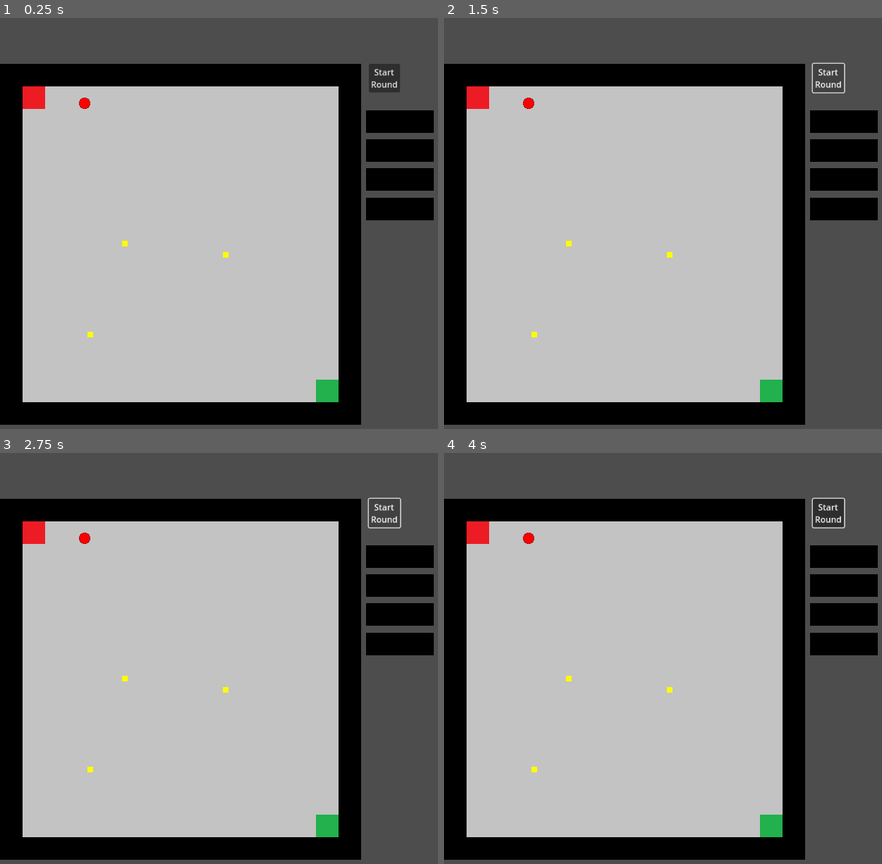
Above: before the commit, frames 1-4 (two rows, left to right).
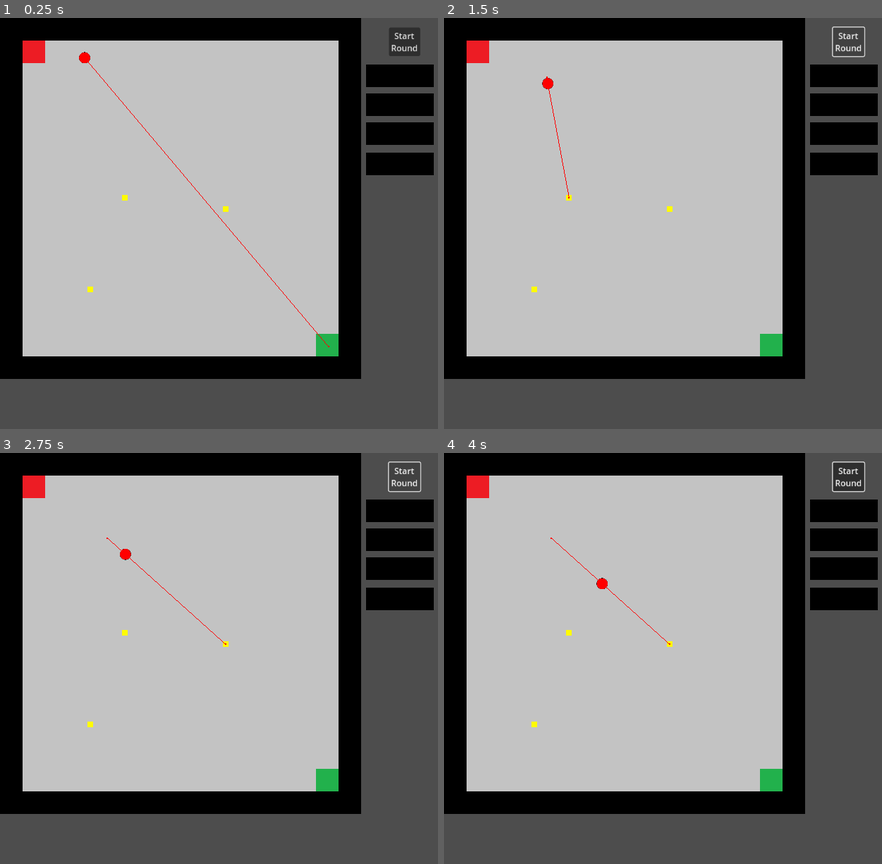
Above: after the commit, the same moments.

Repository: bustercrow-3818/one-room
Game: Godot game, scene res://system/main.tscn
The game is run twice, just before and just after one commit, with the same random seed, the same clock (stepped at 60 frames per second) and the same inputs. The project has no main scene, so this scene is started directly.
Inputs (mouse positions are in pixels of both pictures, inside the frame that each line leads up to):
- Up to frame 1 (0.25 s): no input
- Up to frame 2 (1.5 s): click "Start Round" at 0.5 s; click "Start Round" at 1.25 s
- Up to frame 3 (2.75 s): click "Start Round" at 2 s
- Up to frame 4 (4 s): move the mouse to (842, 555) at 2.77 s; click (842, 555) at 2.85 s; move the mouse to (842, 646) at 3.52 s; click (842, 646) at 3.6 s

The runs differ from the first frame. In frame 1, 32% of the frame differs, in the area x 0-100%, y 0-99%; in frame 2, 31%; in frame 3, 31%; in frame 4, 32%.

Commit message:
continues trying path validation, moved on to other mechanics

Diff:
--- a/entities/mob_base_class.gd
+++ b/entities/mob_base_class.gd
@@ -6,6 +6,7 @@
 
 @export_category("Navigation")
 @export var nav_agent: NavigationAgent2D
+@export var path_check: NavigationAgent2D
 @export var home_position: Vector2
 
 @export_category("Stats")
@@ -18,6 +19,7 @@
 @export_category("Testing")
 @export var test_mob_ref: Mob
 
+var goals: Array[Vector2]
 var next_goal: Vector2
 var round_started: bool = false
 
@@ -34,11 +36,15 @@
 	set_movement_target(next_goal)
 
 #region Setters
+func set_goals(goals_list: Array[Vector2]) -> void:
+	goals = goals_list.duplicate()
+
 func set_movement_target(movement_target: Vector2) -> void:
 	nav_agent.target_position = movement_target
 
 func set_destination(destination: Vector2) -> void:
 	next_goal = destination
+	path_init()
 
 func set_new_velocity() -> void:
 	var current_position: Vector2 = global_position
@@ -49,21 +55,46 @@
 #endregion
 
 #region Getters
-func get_path_vailidity() -> bool:
+
+func is_path_valid() -> bool:
+	var map_rid: RID
+	var path_array: Array[Vector2]
+
+	for i in goals:
+		path_check.target = i
+		await get_tree().physics_frame
+
+		map_rid = path_check.get_navigation_map()
+		path_array = NavigationServer2D.map_get_path(map_rid, global_position, i, true)
+
+		if path_array.size() == 0:
+			print("failed to get a path to check")
+			return false
+		elif path_array[-1] != i:
+			print("can't find a way to the end")
+			return false
+		else:
+			print("valid path found")
+			return true
+	return true
+
+func get_path_validity() -> bool:
 	var test: bool
+	var map_rid = nav_agent.get_navigation_map()
+	var path_array = NavigationServer2D.map_get_path(map_rid, global_position, next_goal, true)
 
-	if nav_agent.get_next_path_position() == global_position:
+	if path_array.size() == 0:
+		print("something went wrong when testing path")
+	elif path_array[-1] != next_goal:
 		test = false
+		print("can't find a way to the end")
 	else:
 		test = true
+		print("valid path found")
 
-	print("path valid: %s" % test)
-	print("path points are %s" % nav_agent.get_path_to(%escape))
-	print("agent position is %s" % global_position)
 	return test
 
 #endregion
-
 
 func _physics_process(_delta: float) -> void:
 	if nav_agent.is_navigation_finished():
--- a/objects/room.tscn
+++ b/objects/room.tscn
@@ -1,8 +1,7 @@
-[gd_scene load_steps=12 format=4 uid="uid://c5rqi38s0x6p"]
+[gd_scene load_steps=11 format=4 uid="uid://c5rqi38s0x6p"]
 
 [ext_resource type="Texture2D" uid="uid://bsxxufvhx762h" path="res://assets/tiles.png" id="1_2vtrl"]
 [ext_resource type="Script" uid="uid://dj65yyxhqjya2" path="res://objects/room.gd" id="1_4d8i4"]
-[ext_resource type="PackedScene" uid="uid://c5nnh7twpycrw" path="res://system/player_interface.tscn" id="2_4d8i4"]
 
 [sub_resource type="NavigationPolygon" id="NavigationPolygon_lvljb"]
 vertices = PackedVector2Array(944, 944, 80, 944, 80, 80, 944, 80)
@@ -63,9 +62,6 @@
 navigation_polygon = SubResource("NavigationPolygon_lvljb")
 script = ExtResource("1_4d8i4")
 
-[node name="player_interface" parent="." instance=ExtResource("2_4d8i4")]
-position = Vector2(640, 510)
-
 [node name="TileMapLayer" type="TileMapLayer" parent="." groups=["obstacle"]]
 tile_map_data = PackedByteArray("AAAAAAAAAQAAAAAAAAAAAAEAAQAAAAAAAAAAAAIAAQAAAAAAAAAAAAMAAQAAAAAAAAAAAAQAAQAAAAAAAAAAAA …(4016 unchanged characters)…
 tile_set = SubResource("TileSet_4d8i4")
--- /dev/null
+++ b/system/escape.gd
@@ -0,0 +1,18 @@
+extends Node2D
+
+
+
+@onready var detection: Area2D = $Area2D
+
+func initialize() -> void:
+	connect_signals()
+
+func connect_signals() -> void:
+	detection.body_entered.connect(escape_reached)
+	pass
+
+func escape_reached(body: Node2D) -> void:
+	if body is Mob:
+		SignalBus.escape_reached.emit()
+	else:
+		pass
--- a/system/handlers/goal_handler.gd
+++ b/system/handlers/goal_handler.gd
@@ -1,17 +1,21 @@
 extends Node2D
 
+@export var player: Player
+
 var ready_for_round: bool = true
+var active_goals: Array[Node2D]
 
 func initialize() -> void:
 	connect_signals()
 	for i in get_children():
 		if i.has_method("initialize"):
 			i.initialize()
+			active_goals.append(i)
 		else:
 			pass
 
 func connect_signals() -> void:
-
+	SignalBus.escape_reached.connect(end_round_cleanup)
 	pass
 
 func get_goals() -> Array[Vector2]:
@@ -24,3 +28,10 @@
 
 func is_ready_for_round() -> bool:
 	return ready_for_round
+
+func end_round_cleanup() -> void:
+	for i in active_goals:
+		player.adjust_money(2)
+
+	active_goals.clear()
+	pass
--- a/system/handlers/mob_handler.gd
+++ b/system/handlers/mob_handler.gd
@@ -17,20 +17,26 @@
 	for i in get_children():
 		if i.has_method("set_destination"):
 			i.new_goal_request.connect(mob_new_goal_path)
-			set_next_goal()
 
+	set_next_goal()
 	await get_tree().physics_frame
 	test_path_validity()
 
 func connect_signals() -> void:
 	SignalBus.block_snapped.connect(test_path_validity)
+	pass
 
 func test_path_validity() -> void:
-	set_next_goal()
 	await get_tree().physics_frame
 
 	var test_mob: Mob = get_child(0)
-	ready_for_round = test_mob.get_path_vailidity()
+
+	if await test_mob.is_path_valid():
+		ready_for_round = true
+	else:
+		ready_for_round = false
+
+	ready_for_round = await test_mob.is_path_valid()
 
 func start_round() -> void:
 	mob_new_goal_path()
@@ -39,10 +45,10 @@
 		if i is Mob:
 			i.round_started = true
 
-func mob_path_start() -> void:
-	for i in get_children():
-		if i is Mob:
-			i.path_init()
+#func mob_path_start() -> void:
+	#for i in get_children():
+		#if i is Mob:
+			#i.path_init()
 
 #region Setters
 func set_goals(goals: Array[Vector2]) -> void:
@@ -73,4 +79,4 @@
 
 func mob_new_goal_path() -> void:
 	set_next_goal()
-	mob_path_start()
+	#mob_path_start()
--- a/system/main.gd
+++ b/system/main.gd
@@ -16,10 +16,10 @@
 func ready_check() -> void:
 	for i in get_tree().get_nodes_in_group("handler"):
 		if i.is_ready_for_round():
-			print("all clear, proceeding with round")
+			print("%s clear, proceeding with round" % i.name)
 			pass
 		elif i.is_ready_for_round() == false:
-			print("found a problem, should not proceed")
+			print("%s found a problem, should not proceed" % i.name)
 			return
 
 	round_start()
--- a/system/main.tscn
+++ b/system/main.tscn
@@ -8,6 +8,12 @@
 [ext_resource type="PackedScene" uid="uid://bu3noje23840c" path="res://objects/straight_wall.tscn" id="6_qs5jh"]
 [ext_resource type="Script" uid="uid://b2pue7uyn5m01" path="res://system/handlers/goal_handler.gd" id="7_io3fq"]
 [ext_resource type="PackedScene" uid="uid://by1y61ewiw0pm" path="res://objects/goal.tscn" id="8_jqgdb"]
+[ext_resource type="PackedScene" uid="uid://c5nnh7twpycrw" path="res://system/player_interface.tscn" id="9_5231d"]
+[ext_resource type="Script" uid="uid://btta0jg43g3ns" path="res://system/escape.gd" id="9_i8srq"]
+[ext_resource type="Script" uid="uid://x1pbmgbiv0n3" path="res://system/player_interface.gd" id="10_i8srq"]
+
+[sub_resource type="CircleShape2D" id="CircleShape2D_5231d"]
+radius = 24.0
 
 [node name="main" type="Node2D"]
 script = ExtResource("1_7rmty")
@@ -16,9 +22,10 @@
 
 [node name="Button" type="Button" parent="."]
 unique_name_in_owner = true
-offset_left = 1046.0
-offset_right = 1105.0
-offset_bottom = 54.0
+offset_left = 1103.0
+offset_top = 26.0
+offset_right = 1162.0
+offset_bottom = 80.0
 scale = Vector2(1.5, 1.5)
 text = "Start
 Round"
@@ -49,9 +56,10 @@
 [node name="StaticBody2D4" parent="BlockHandler" instance=ExtResource("6_qs5jh")]
 position = Vector2(1135, 246)
 
-[node name="GoalHandler" type="Node2D" parent="." groups=["handler"]]
+[node name="GoalHandler" type="Node2D" parent="." node_paths=PackedStringArray("player") groups=["handler"]]
 unique_name_in_owner = true
 script = ExtResource("7_io3fq")
+player = NodePath("../player_interface")
 
 [node name="goal" parent="GoalHandler" instance=ExtResource("8_jqgdb")]
 position = Vector2(355, 510)
@@ -65,5 +73,15 @@
 [node name="escape" type="Node2D" parent="."]
 unique_name_in_owner = true
 position = Vector2(932, 932)
+script = ExtResource("9_i8srq")
+
+[node name="Area2D" type="Area2D" parent="escape"]
+
+[node name="CollisionShape2D" type="CollisionShape2D" parent="escape/Area2D"]
+shape = SubResource("CircleShape2D_5231d")
 
 [node name="NavigationAgent2D" type="NavigationAgent2D" parent="."]
+
+[node name="player_interface" parent="." instance=ExtResource("9_5231d")]
+position = Vector2(544, 639)
+script = ExtResource("10_i8srq")
--- /dev/null
+++ b/system/player_interface.gd
@@ -0,0 +1,11 @@
+extends Node2D
+class_name Player
+
+@export var money: int = 5
+
+func adjust_money(qty: int) -> void:
+	money += qty
+	print(money)
+
+func get_current_money() -> int:
+	return money
--- a/system/signal_bus.gd
+++ b/system/signal_bus.gd
@@ -1,6 +1,10 @@
 extends Node
 
 signal block_snapped
+
 signal round_start
+
 signal not_ready(message: String)
 signal ready_restore(message: String)
+
+signal escape_reached
Not shown, added: system/escape.gd.uid
Not shown: 1 places in system/main.tscn that only renumber resources
Not shown, added: system/player_interface.gd.uid
